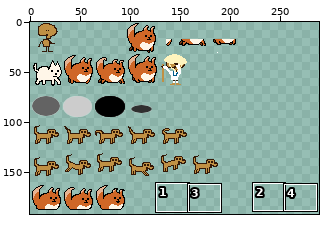
Sprite sheet: sheet.png. Above, an overview of the earlier version with the close-up marked.
Close-up. Before:
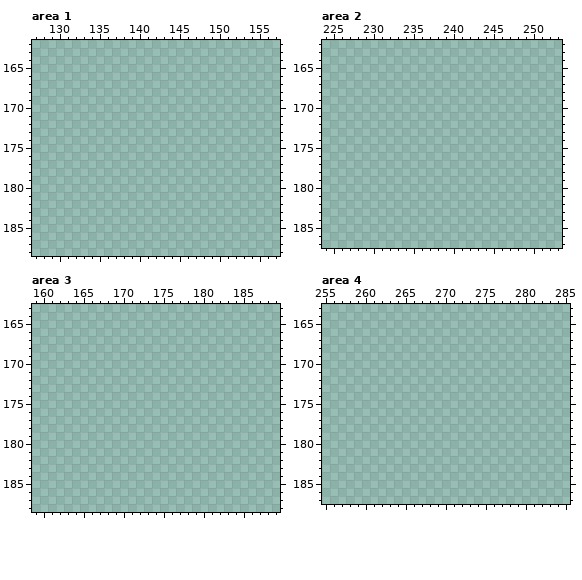
The file is 320x320 pixels. Pixels under 10% opacity are left out. Colours within 5 levels of each other are drawn and written as one. Shown: area 1: x 127..157, y 162..188; area 2: x 224..253, y 162..187; area 3: x 159..189, y 163..188; area 4: x 255..285, y 163..187. The wide view leaves out empty margins. The commit also changed other parts of the picture, which this record leaves out.
Now the later version:
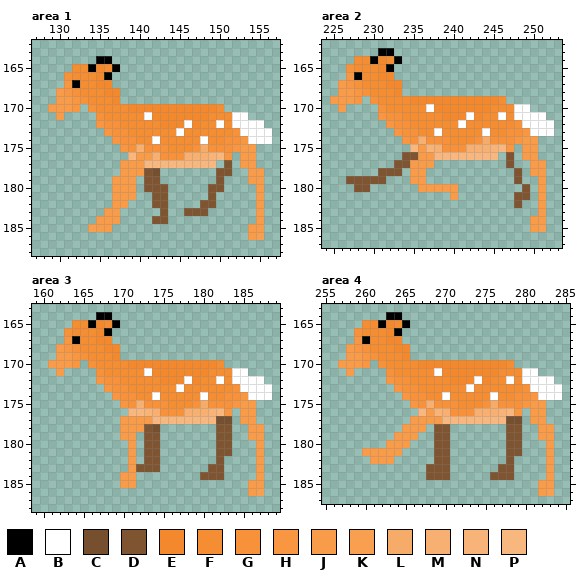
Palette (. is transparent): A #000000  B #ffffff  C #764f2f  D #7f5531  E #f4882c  F #f58d32  G #f7923a  H #f89641  J #f99c4a  K #f99f50  L #f7ab68  M #f7b071  N #f8b378  P #f8b77e
From old to new:
Area 1:
y 164: x 135..136 .. -> AA
y 165: x 132..137 ...... -> FFAEFA
y 166: x 131..136 ...... -> GFFFEA
y 167: x 131..136 ...... -> HAFFEE
y 168: x 130..137 ........ -> JHGFFFEE
y 169: x 130..137 ........ -> JJHGFFFE
y 170: x 129..132 .... -> JJJH; x 134..150 ................. -> GFFFFEEEEEEEEEEEF
y 171: x 130 . -> J; x 135..153 ................... -> GFFFFFBEEEEEEEFFFBB
y 172: x 135..155 ..................... -> HGGFFFFFEEEBEFFBFBBBB
y 173: x 136..156 ..................... -> HGGFFFFFFBFFFFFFGBBBB
y 174: x 137..156 .................... -> HGGFFBFFFFFBFFGGHBBB
y 175: x 138..154 ................. -> HGMGGGFFFGLGGGHJJ
y 176: x 139..151 ............. -> PJJMGGGMMMNPH; x 153..154 .. -> JJ
y 177: x 138..149 ............ -> JJJPPPPPPPPP; x 151 . -> D; x 153..154 .. -> JJ
y 178: x 138..142 ..... -> JJJDC; x 150..151 .. -> DD; x 154..155 .. -> JJ
y 179: x 137..139 ... -> JJJ; x 141..142 .. -> DD; x 150 . -> D; x 154..155 .. -> JJ
y 180: x 137..139 ... -> JJJ; x 141..143 ... -> DDD; x 149..150 .. -> DD; x 155 . -> J
y 181: x 137..139 ... -> JJJ; x 142..143 .. -> DD; x 149 . -> D; x 155 . -> J
y 182: x 137..138 .. -> JJ; x 142..143 .. -> DD; x 148..149 .. -> DD; x 155 . -> J
y 183: x 136..137 .. -> JJ; x 143 . -> D; x 146..148 ... -> DDD; x 155 . -> J
y 184: x 135..137 ... -> JJJ; x 142..143 .. -> DD; x 155 . -> J
y 185: x 134..136 ... -> KJJ; x 154..155 .. -> JJ
y 186: x 154..155 .. -> JK
Area 2:
y 163: x 231..232 .. -> AA
y 164: x 228..233 ...... -> FFAEFA
y 165: x 227..232 ...... -> GFFFEA
y 166: x 227..232 ...... -> HAFFEE
y 167: x 226..233 ........ -> JHGFFFEE
y 168: x 226..233 ........ -> JJHGFFFE
y 169: x 225..228 .... -> JJJH; x 230..246 ................. -> GFFFFEEEEEEEEEEEF
y 170: x 226 . -> J; x 231..249 ................... -> GFFFFFBEEEEEEEFFFBB
y 171: x 231..251 ..................... -> HGGFFFFFEEEBEFFBFBBBB
y 172: x 232..252 ..................... -> HGGFFFFFFBFFFFFFGBBBB
y 173: x 233..252 .................... -> HGGFFBFFFFFBFFGGHBBB
y 174: x 234..250 ................. -> HGMGGGFFFGLGGGHJJ
y 175: x 235..247 ............. -> PJNMGGGMMMNPH; x 249..250 .. -> JJ
y 176: x 234..245 ............ -> DDJJPPPPPPPP; x 247 . -> D; x 249..250 .. -> JJ
y 177: x 233..237 ..... -> DDJJJ; x 247 . -> D; x 250..251 .. -> JJ
y 178: x 231..233 ... -> DDD; x 235..236 .. -> JJ; x 248 . -> D; x 250..251 .. -> JJ
y 179: x 227..231 ..... -> DDDDD; x 235..236 .. -> JJ; x 248 . -> D; x 251 . -> J
y 180: x 228..229 .. -> DD; x 236..240 ..... -> JJJJJ; x 249 . -> D; x 251 . -> J
y 181: x 240 . -> J; x 248..249 .. -> DD; x 251 . -> J
y 182: x 248 . -> D; x 251 . -> J
y 183: x 251 . -> J
y 184: x 250..251 .. -> JJ
y 185: x 250..251 .. -> JK
Area 3:
y 164: x 167..168 .. -> AA
y 165: x 164..169 ...... -> FFAEFA
y 166: x 163..168 ...... -> GFFFEA
y 167: x 163..168 ...... -> HAFFEE
y 168: x 162..169 ........ -> JHGFFFEE
y 169: x 162..169 ........ -> JJHGFFFE
y 170: x 161..164 .... -> JJJH; x 166..182 ................. -> GFFFFEEEEEEEEEEEF
y 171: x 162 . -> J; x 167..185 ................... -> GFFFFFBEEEEEEEFFFBB
y 172: x 167..187 ..................... -> HGGFFFFFEEEBEFFBFBBBB
y 173: x 168..188 ..................... -> HGGFFFFFFBFFFFFFGBBBB
y 174: x 169..188 .................... -> HGGFFBFFFFFBFFGGHBBB
y 175: x 170..186 ................. -> HGMGGGFFFGLGGGHJJ
y 176: x 171..183 ............. -> PPNMGGGMMMNPH; x 185..186 .. -> JJ
y 177: x 170..183 .............. -> JJJJPPPPPPPPCC; x 185..186 .. -> JJ
y 178: x 170..174 ..... -> JJJDC; x 182..183 .. -> DD; x 186..187 .. -> JJ
y 179: x 170..171 .. -> JJ; x 173..174 .. -> DD; x 182..183 .. -> DD; x 186..187 .. -> JJ
y 180..181: x 171 . -> J; x 173..174 .. -> DD; x 182..183 .. -> DD; x 187 . -> J
y 182: x 171 . -> J; x 173..174 .. -> DD; x 182 . -> D; x 187 . -> J
y 183: x 171..174 .... -> JDDD; x 181..182 .. -> DD; x 187 . -> J
y 184: x 170..171 .. -> JJ; x 180..182 ... -> DDD; x 187 . -> J
y 185: x 170..171 .. -> JJ; x 186..187 .. -> JJ
y 186: x 186..187 .. -> JK
Area 4:
y 164: x 263..264 .. -> AA
y 165: x 260..265 ...... -> FFAEFA
y 166: x 259..264 ...... -> GFFFEA
y 167: x 259..264 ...... -> HAFFEE
y 168: x 258..265 ........ -> JHGFFFEE
y 169: x 258..265 ........ -> JJHGFFFE
y 170: x 257..260 .... -> JJJH; x 262..278 ................. -> GFFFFEEEEEEEEEEEF
y 171: x 258 . -> J; x 263..281 ................... -> GFFFFFBEEEEEEEFFFBB
y 172: x 263..283 ..................... -> HGGFFFFFEEEBEFFBFBBBB
y 173: x 264..284 ..................... -> HGGFFFFFFBFFFFFFGBBBB
y 174: x 265..284 .................... -> HGGFFBFFFFFBFFGGHBBB
y 175: x 266..282 ................. -> HGMGGGFFFGLGGGHJJ
y 176: x 267..279 ............. -> PJNMGGGMMMNPH; x 281..282 .. -> JJ
y 177: x 266..279 .............. -> JJJJPPPPPPPPCC; x 281..282 .. -> JJ
y 178: x 265..267 ... -> JJJ; x 269..270 .. -> DD; x 278..279 .. -> DD; x 282..283 .. -> JJ
y 179: x 264..266 ... -> JJJ; x 269..270 .. -> DD; x 278..279 .. -> DD; x 282..283 .. -> JJ
y 180: x 263..265 ... -> JJJ; x 269..270 .. -> DD; x 278..279 .. -> DD; x 283 . -> J
y 181: x 260..264 ..... -> JJJJJ; x 269..270 .. -> DD; x 278..279 .. -> DD; x 283 . -> J
y 182: x 261..263 ... -> JJJ; x 269..270 .. -> DD; x 278 . -> D; x 283 . -> J
y 183: x 268..270 ... -> DDD; x 277..278 .. -> DD; x 283 . -> J
y 184: x 268..270 ... -> DDD; x 276..278 ... -> DDD; x 283 . -> J
y 185: x 282..283 .. -> JJ
y 186: x 282..283 .. -> JK
Pixel boxes of the changes (left, top, right, bottom) in both close-ups:
added: (48, 56, 272, 240)
added: (330, 48, 554, 232)
added: (48, 312, 272, 496)
added: (338, 312, 562, 496)
